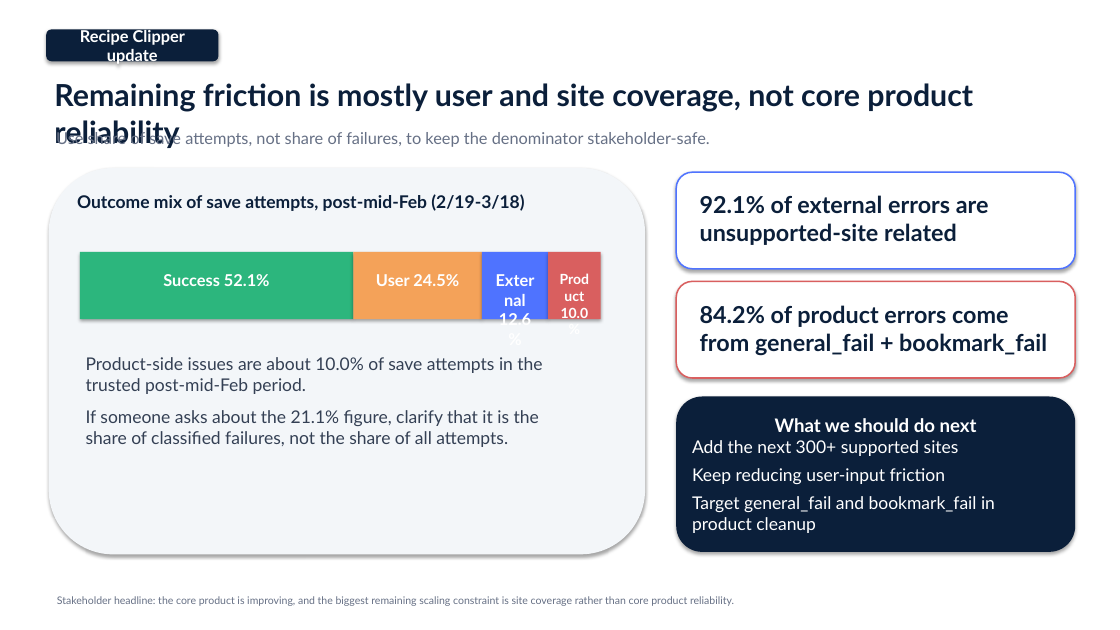
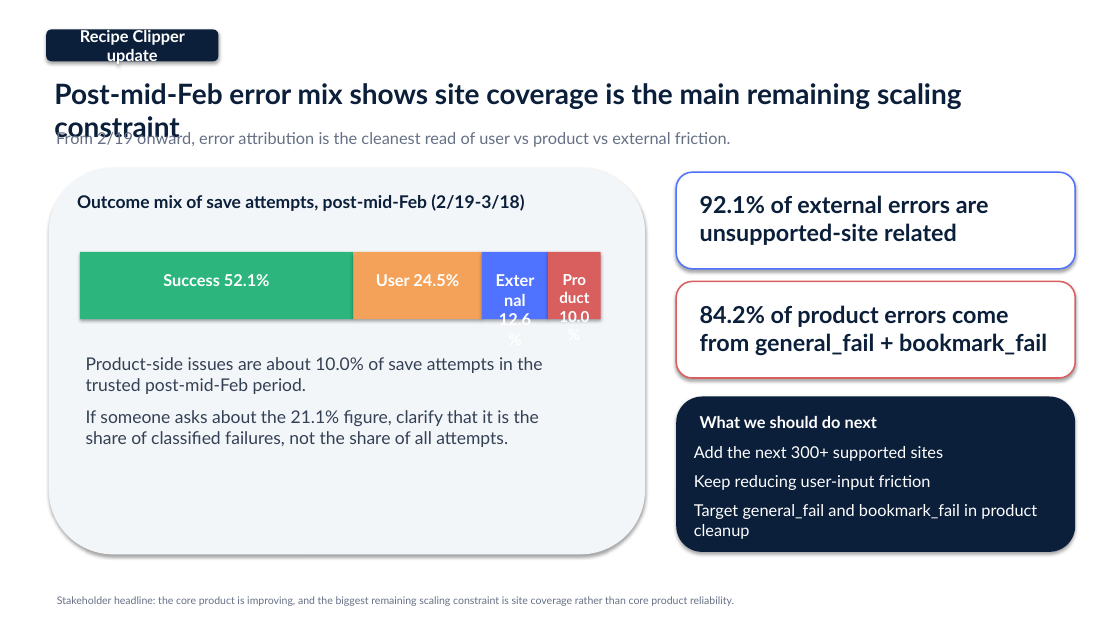
Before and after one commit to ChantelleJ-pm/socialprd, a slide deck: slide 2 of Recipe_Clipper_Stakeholder_Update.pptx. Drawn at 1120x630 pixels with LibreOffice and Linux fonts; fonts in the diff are those of the drawing. Boxes give left, top, right and bottom in pixels: in the first picture for what was removed or moved away, otherwise in the second. Text is boxed around its words. In the diff, an @@ line names an element or a change of style, - is before the commit and + after.

```diff
--- a/Recipe_Clipper_Stakeholder_Update.pptx
+++ b/Recipe_Clipper_Stakeholder_Update.pptx
@@ text at bbox=[54, 83, 962, 143]: text changed; size 26 to 24 pt @@
-Remaining friction is mostly user and site coverage, not core product reliability
+Post-mid-Feb error mix shows site coverage is the main remaining scaling constraint
@@ text at bbox=[56, 131, 731, 147]: text changed @@
-Use share of save attempts, not share of failures, to keep the denominator stakeholder-safe.
+From 2/19 onward, error attribution is the cleanest read of user vs product vs external friction.
@@ text "Product 10.0%" at bbox=[559, 308, 589, 325]: size 12 to 13 pt @@
@@ text in rounded rectangle at bbox=[692, 418, 995, 533]: text removed @@
-What we should do next
-Add the next 300+ supported sites
-Keep reducing user-input friction
-Target general_fail and bookmark_fail in product cleanup
@@ text added at bbox=[700, 416, 877, 428], 14 pt, text #FFFFFF, bold @@
+What we should do next
@@ text added at bbox=[694, 446, 1037, 539], 14 pt, text #FFFFFF @@
+Add the next 300+ supported sites
+Keep reducing user-input friction
+Target general_fail and bookmark_fail in product cleanup
```
Also in this commit, not shown: 1 other slide changed, 3 other files.
